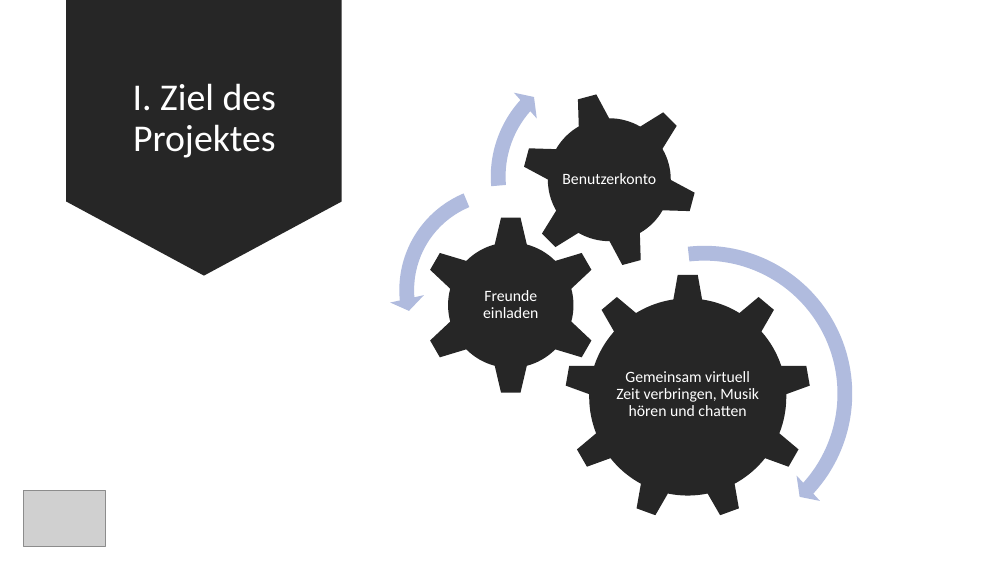
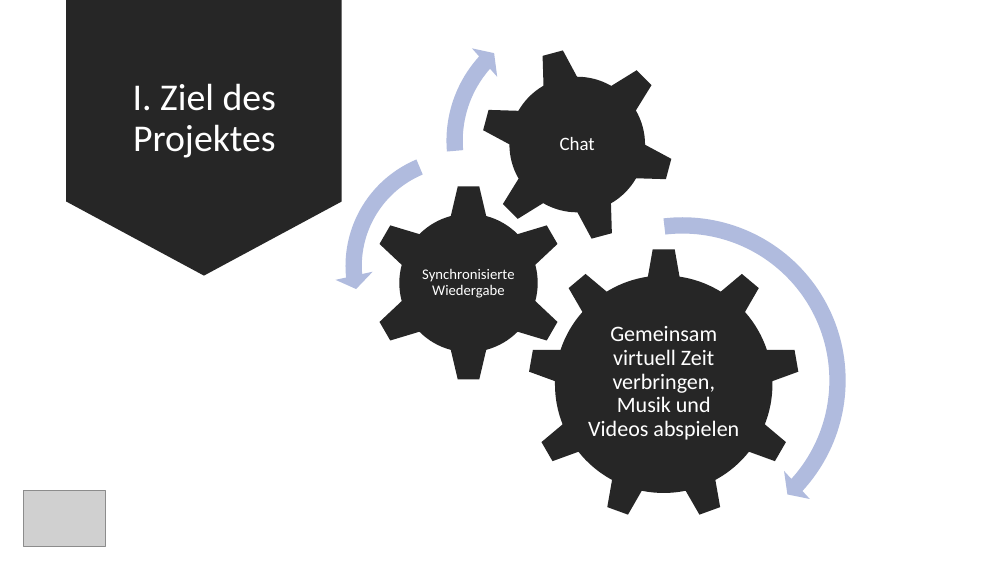
Before and after one commit to ArianMoser/StreamTogether, a slide deck: slide 3 of presentation/StreamTogether.pptx. Drawn at 1008x567 pixels with LibreOffice and Linux fonts; fonts in the diff are those of the drawing; grey boxes stand for pictures. Boxes give left, top, right and bottom in pixels: in the first picture for what was removed or moved away, otherwise in the second. Text is boxed around its words. In the diff, an @@ line names an element or a change of style, - is before the commit and + after.

Commit message:
Update PPT

```diff
--- a/presentation/StreamTogether.pptx
+++ b/presentation/StreamTogether.pptx
@@ circular arrow: place and size @@
-circular arrow at [481, 53, 728, 300]
+circular arrow at [436, 5, 709, 278]
@@ gear: place and size @@
-gear at [502, 73, 717, 287]
+gear at [458, 26, 696, 263]
@@ left circular arrow: place and size @@
-left circular arrow at [389, 175, 619, 405]
+left circular arrow at [335, 140, 588, 392]
@@ text added at [560, 137, 595, 150], 18 pt, text #FFFFFF @@
+Chat
@@ text removed at [562, 173, 656, 184] @@
-Benutzerkonto
@@ gear: place and size @@
-gear at [421, 216, 600, 395]
+gear at [370, 185, 568, 383]
@@ circular arrow: place and size @@
-circular arrow at [547, 236, 862, 551]
+circular arrow at [509, 206, 857, 554]
@@ circular arrow at [509, 206, 857, 554]: proportions changed @@
@@ text added at [422, 269, 514, 298], 14 pt, text #FFFFFF @@
+Synchronisierte Wiedergabe
@@ gear: place and size @@
-gear at [565, 274, 811, 520]
+gear at [528, 249, 800, 521]
@@ text removed at [483, 290, 538, 318] @@
-Freunde einladen
@@ text at [588, 326, 739, 440]: text changed; size 15 to 21 pt @@
-Gemeinsam virtuell Zeit verbringen, Musik hören und chatten
+Gemeinsam virtuell Zeit verbringen, Musik und Videos abspielen
```
Also in this commit, not shown: 7 other slides changed, 3 slides added, 1 slide removed, 4 other files.
